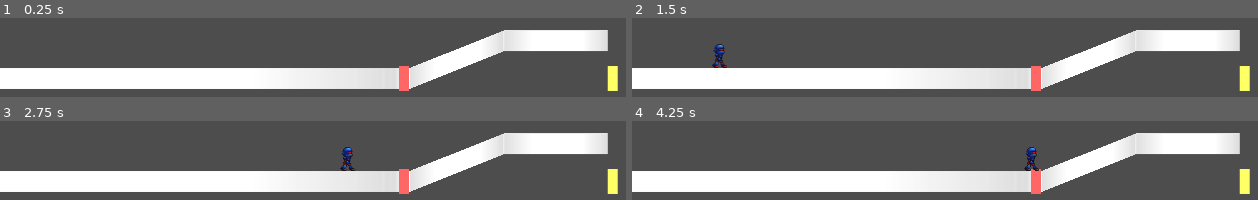
Above: before the commit, frames 1-4 (two rows, left to right).
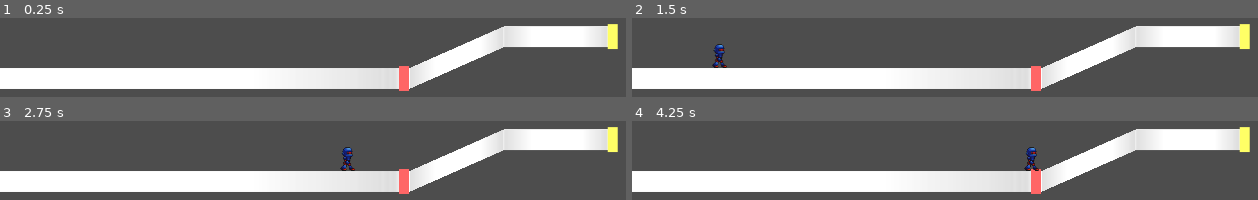
Above: after the commit, the same moments.

Repository: junu192857/Vexatonic-dash-2
Game: Godot game, scene res://Scenes/RhythmScene.tscn
Same seed, same stepped clock (60 frames per second), same inputs: the game is played once before the commit and once after it. Sound files missing from this copy of the repository are replaced by a short silence.
Inputs:
- Up to frame 1 (0.25 s): no input
- Up to frame 2 (1.5 s): tap Enter at 0.5 s; hold A (a) 0.53-1.28 s; tap D (d) at 0.8, 1.35 s; tap Space at 1.25 s
- Up to frame 3 (2.75 s): tap K (k) at 1.55 s; hold K (k) from 2.03 s (still down); tap L (l) at 2.3 s
- Up to frame 4 (4.25 s): release K (k) at 2.78 s; tap L (l) at 2.85 s; tap S (s) at 3.05 s; hold S (s) from 3.53 s (still down); tap A (a) at 3.8 s

The runs differ from the first frame. In frame 1, 3.6% of the frame differs, in the area x 65-99%, y 7-93%; in frame 2, 3.6%; in frame 3, 3.6%; in frame 4, 3.6%.

Commit message:
꺾이는 Connector 완성

Diff:
--- a/vexatonic-dash-2/Charts/test.csv
+++ b/vexatonic-dash-2/Charts/test.csv
@@ -12,6 +12,7 @@
 LANE 0
 0 0
 500 100
+3000 100
 END
 
 LANE 1
--- a/vexatonic-dash-2/Scripts/Connector.gd
+++ b/vexatonic-dash-2/Scripts/Connector.gd
@@ -9,12 +9,13 @@
 const PROCESSED_COLORS: Array[Color] = [Color(0.8,0,0),Color(0.0, 0.0, 0.7),Color(0.8, 0.7, 0.0)]
 
 
-func set_connector_data(p_color:int, start_time, end_time, p_lane: Lane = null) -> float:
+func set_connector_data(p_color:int, start_time, end_time, p_lane: Lane, first: bool) -> float:
 	lane = p_lane
 	var calculated_delta_y: float = 0.0
 
 	if p_lane != null:
-		var start_height = p_lane.get_height(start_time)
+		var start_height = p_lane.get_height(start_time - Setting.time_per_note_width) if first else \
+						   p_lane.get_height(start_time)
 		for kf in p_lane.keyframes:
 			if kf.x > start_time:
 				if kf.x >= end_time:
@@ -24,6 +25,7 @@
 					end_time = kf.x
 				break
 
+	print("Calculated_delta_y = %f" % calculated_delta_y)
 	data = ConnectorData.new(p_color, Setting.get_posx_from_time(end_time - start_time), calculated_delta_y)
 	return end_time
 
--- a/vexatonic-dash-2/Scripts/RhythmManager.gd
+++ b/vexatonic-dash-2/Scripts/RhythmManager.gd
@@ -17,7 +17,7 @@
 # Called when the node enters the scene tree for the first time.
 func _ready() -> void:
 	InputHandler.note_pressed.connect(_on_pressed)
-	parse("res://Charts/test.csv", lanes, noteDatas)
+	ChartParser.parse("res://Charts/test.csv", lanes, noteDatas)
 	render_chart()
 
 	for lane:Lane in lanes:
@@ -48,56 +48,6 @@
 
 	character.position.x = Setting.get_posx_from_time(time)
 
-#============================== Chart Parsing =====================================
-
-func parse(path:String, lanes: Array[Lane], noteDatas: Array[NoteData]):
-	#var notes: Array[NoteData]
-
-	var file = FileAccess.open(path, FileAccess.READ)
-	if file == null:
-		push_error("ERROR: 채보 파일을 열 수 없습니다.: "+ path)
-		return
-
-	var current_lane: Lane
-
-	while not file.eof_reached():
-		var line = file.get_line().strip_edges()
-		print(line)
-
-		if line == "" or line.begins_with("#"):
-			continue
-
-		var parts = line.split(" ")
-
-		if parts[0] == "LANE":
-			var index = int(parts[1])
-			if (Lane.find_lane(lanes, index)) == null:
-				current_lane = Lane.new(index)
-				lanes.append(current_lane)
-			else:
-				push_error("ERROR: lane index %d already exist" % index)
-			continue
-
-		if parts[0] == "END" and current_lane:
-			current_lane = null
-			continue
-
-		if parts.size() == 2 and current_lane:
-			current_lane.add_keyframe(float(parts[0]), float(parts[1]))
-			continue
-
-		if current_lane == null and parts.size() >= 5:
-			var time = float(parts[0])
-			var color = int(parts[1])
-			var type = int(parts[2])
-			var end_time = float(parts[3])
-			var lane = int(parts[4])
-
-			noteDatas.append(NoteData.new(time, color, type, end_time, lane))
-			print("append done")
-
-	return
-
 
 #============================== Chart Rendering ===================================
 
@@ -114,7 +64,7 @@
 	for noteData in noteDatas:
 		pos_x = Setting.get_posx_from_time(noteData.time)
 		if (previous_time >= 0):
-			var connector = place_connector(-1, previous_time + Setting.time_per_note_width, noteData.time, previous_lane)
+			var connector = place_connector(-1, previous_time + Setting.time_per_note_width, noteData.time, previous_lane, true)
 			if (connector):
 				previous_note.add_child(connector)
 				connector.position = Vector2(Setting.NOTE_WIDTH, 0)
@@ -129,7 +79,7 @@
 
 		if (noteData.type == 1): #LongNote
 			var length = Setting.get_posx_from_time(noteData.end_time-noteData.time)
-			var connector = place_connector(noteData.color, noteData.time + Setting.time_per_note_width, noteData.end_time, previous_lane)
+			var connector = place_connector(noteData.color, noteData.time + Setting.time_per_note_width, noteData.end_time, previous_lane, true)
 			if (connector):
 				cur_note.add_child(connector)
 				connector.position = Vector2(Setting.NOTE_WIDTH, 0)
@@ -150,13 +100,14 @@
 	#print("Place Note at %f"% pos_x)
 	return note
 
-func place_connector(p_color:int, start_time: float, end_time: float, lane: int) -> Node2D:
+# 해당 Connector가 단노트 또는 Marker 뒤에 처음 나오는 Connector인 경우 first = true, 그 외의 경우 first = false
+func place_connector(p_color:int, start_time: float, end_time: float, lane: int, first: bool) -> Node2D:
 	if (end_time - start_time <= 0):
 		return null
 	var connector = CONNECTOR_SCENE.instantiate() as Node2D
-	var connector_end_time = connector.set_connector_data(p_color, start_time, end_time, Lane.find_lane(lanes, lane))
+	var connector_end_time = connector.set_connector_data(p_color, start_time, end_time, Lane.find_lane(lanes, lane), first)
 	if (end_time - connector_end_time > 0.01):
-		var following_connector = place_connector(p_color, connector_end_time, end_time, lane)
+		var following_connector = place_connector(p_color, connector_end_time, end_time, lane, false)
 		connector.add_child(following_connector)
 		following_connector.position = Vector2(connector.data.length, -connector.data.delta_y)
 
@@ -166,7 +117,7 @@
 func place_initial_connector():
 	var connector = CONNECTOR_SCENE.instantiate() as Node2D
 	connector.position = Vector2(-1500,0)
-	connector.set_connector_data(-1, -3000, 0)
+	connector.set_connector_data(-1, -3000, 0, null, false)
 	add_child(connector)
 
 
--- a/vexatonic-dash-2/Scripts/Scripts_without_Node/ChartParser.gd
+++ b/vexatonic-dash-2/Scripts/Scripts_without_Node/ChartParser.gd
@@ -1,8 +1,4 @@
 class_name ChartParser
-
-enum NoteColor { RED = 0, BLUE = 1, YELLOW = 2 }
-enum NoteType { SHORT = 0, LONG = 1 }
-
 
 static func parse(path:String, lanes: Array[Lane], noteDatas: Array[NoteData]):
 	#var notes: Array[NoteData]
--- a/vexatonic-dash-2/Scripts/Scripts_without_Node/Lane.gd
+++ b/vexatonic-dash-2/Scripts/Scripts_without_Node/Lane.gd
@@ -19,6 +19,7 @@
 	print("Note Count:%d" % notes.size())
 
 func get_height(time_ms: float) -> float:
+	print("My time: %f" % time_ms)
 	if time_ms < keyframes[0].x:
 		push_error("ERROR: 레인 %d 시작 전에 노트가 있습니다. (time: %sms)" % [index, time_ms])
 		return 0.0
@@ -43,6 +44,7 @@
 func sort_notes():
 	notes.sort_custom(func(a:Note, b:Note): return a.data.time < b.data.time)
 
+
 static func find_lane(lanes: Array[Lane], index: int) -> Lane:
 	for lane:Lane in lanes:
 		if (lane.index == index):
Not shown, changed: vexatonic-dash-2/Scripts/Scripts_without_Node/ChartParser.gd.uid
